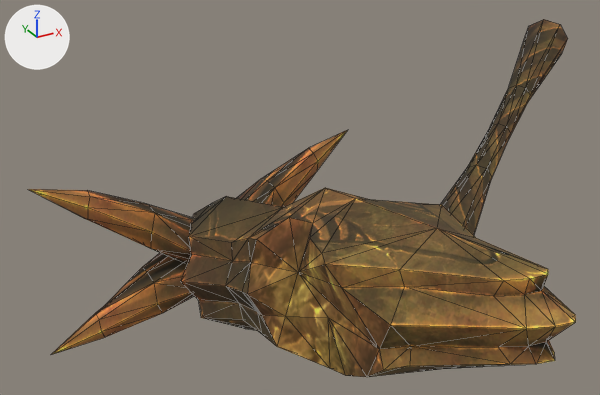
The OBJ model sceneobjs/juqing_yewai_562/juqing_yewai_562_langan01d.obj, before and after one commit.
The view is the same before and after, from a 50 mm camera at (-104.7, -165.7, 78.7) aimed at (-25.2, -21.1, 6.3). Every picture has the same lights, and +X, +Y and +Z are marked at upper left. Mesh edges are drawn as thin lines. Where no turn or scale is listed for an object, it has been applied to the vertices.

Names of what the first picture shows: 'juqing_yewai_562_langan01d'.
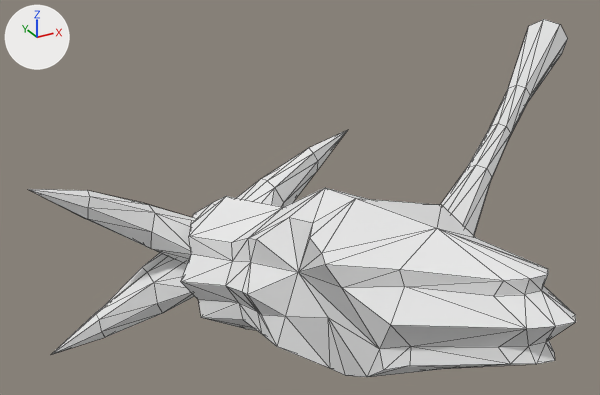
Scene script edits in JSON lines:
```json
{"op": "add", "block": "mat_material_1_1", "code": ["mat_material_1_1 = principled_material('material_1')", "mat_material_1_1.base_color = (0.8, 0.8, 0.8)  # white #e7e7e7", "mat_material_1_1.roughness = 1.0"]}
{"block": "me_juqing_yewai_562_langan01d", "where": "me_juqing_yewai_562_langan01d.from_pydata(...)  # 242 vertices, 430 faces; spans x -78.0..78.0, y -92.0..16.0, z -29.0..29.0"}
{"op": "remove", "block": "me_juqing_yewai_562_langan01d", "code": "me_juqing_yewai_562_langan01d.materials.append(mat_material_1)  # picture img_juqing_yewai_562_langan01a_1_png"}
{"op": "add", "block": "me_juqing_yewai_562_langan01d", "code": "me_juqing_yewai_562_langan01d.materials.append(mat_material_1_1)  # white #e7e7e7"}
```

Changed parts and their boxes [x1, y1, x2, y2] in the pictures (600 x 395 px):
```json
{"object": "juqing_yewai_562_langan01d", "change": "recoloured", "before": [28, 19, 576, 377], "after": [28, 19, 576, 377], "on screen": "brown to white"}
```
